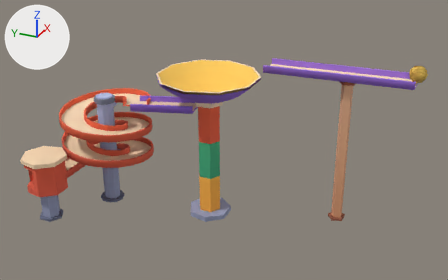
A saved change to the glTF model public/assets/toycar/set-marble-run-vortex-lite.glb.
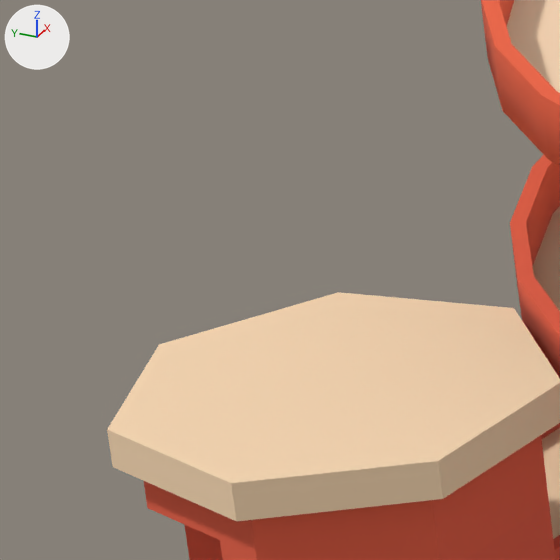
Old and new are each drawn whole from a 50 mm camera at (-26.65, 6.76, 16.1) aimed at (-3.16, 17.33, 4.36) and again close up on the part from 2% to 15% of the width and 41% to 62% of the height. Arrows for +X, +Y and +Z are at upper left; the lights stay in place. The older version's two pictures come first. Vertices at exactly the same position are counted once.

Names of what the first close-up shows: 'run'.
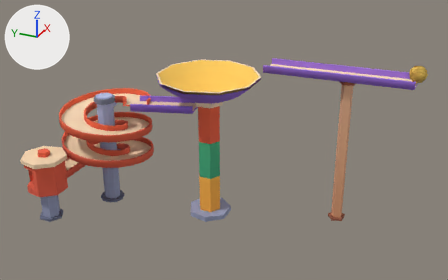
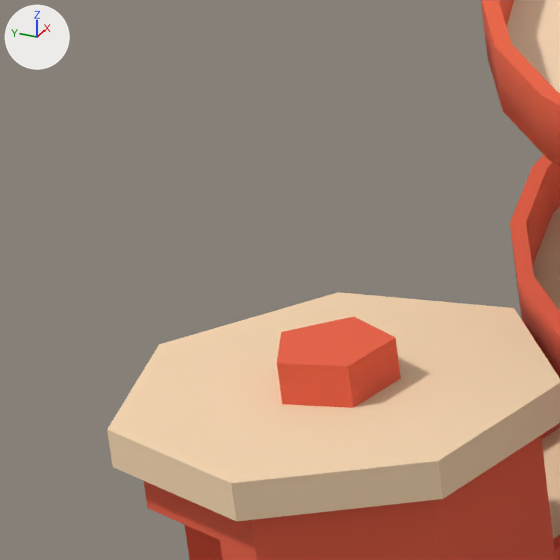
What differs and where, as boxes (x1, y1, x2, y2) in the close-ups (560 x 560 px):
part 1 of me_run, added (red)
    after: (277, 317, 401, 408)

The change, as a list of edits to the scene's bpy script:
```text
Change me_run:
    used by ob_run; location = (-75.7, 10.0, 0.0)
    remove me_run.from_pydata(...)  # 970 vertices, 1768 faces; spans x 68.5..75.8, y -0.4..16.4, z 0.0..7.6
    add me_run.from_pydata(...)  # 980 vertices, 1784 faces; spans x 68.5..75.8, y -0.4..16.4, z 0.0..7.6
    me_run part 1: a new loose piece, a 5-sided cylinder along z spanning x 69.31..69.89, y 15.06..15.6, z 3.3..3.52, in mat_colormap (picture img_colormap_png)
```
